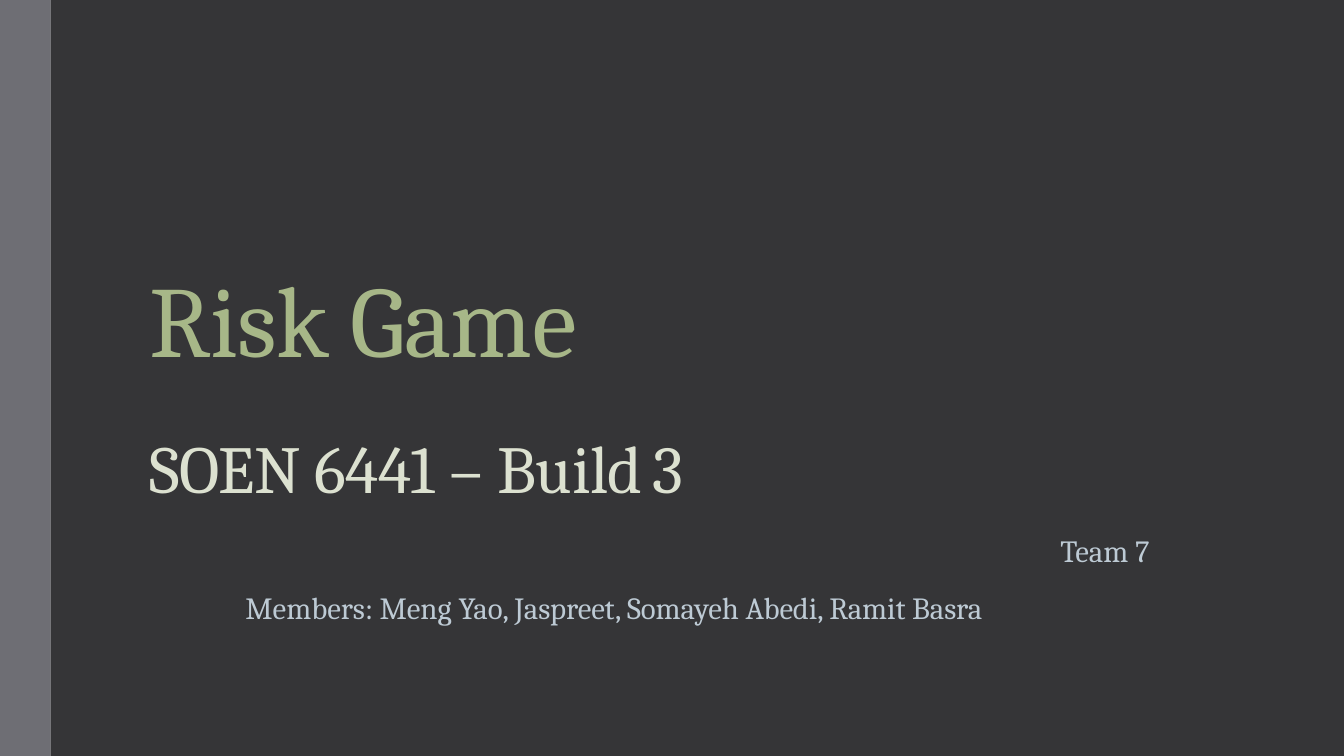
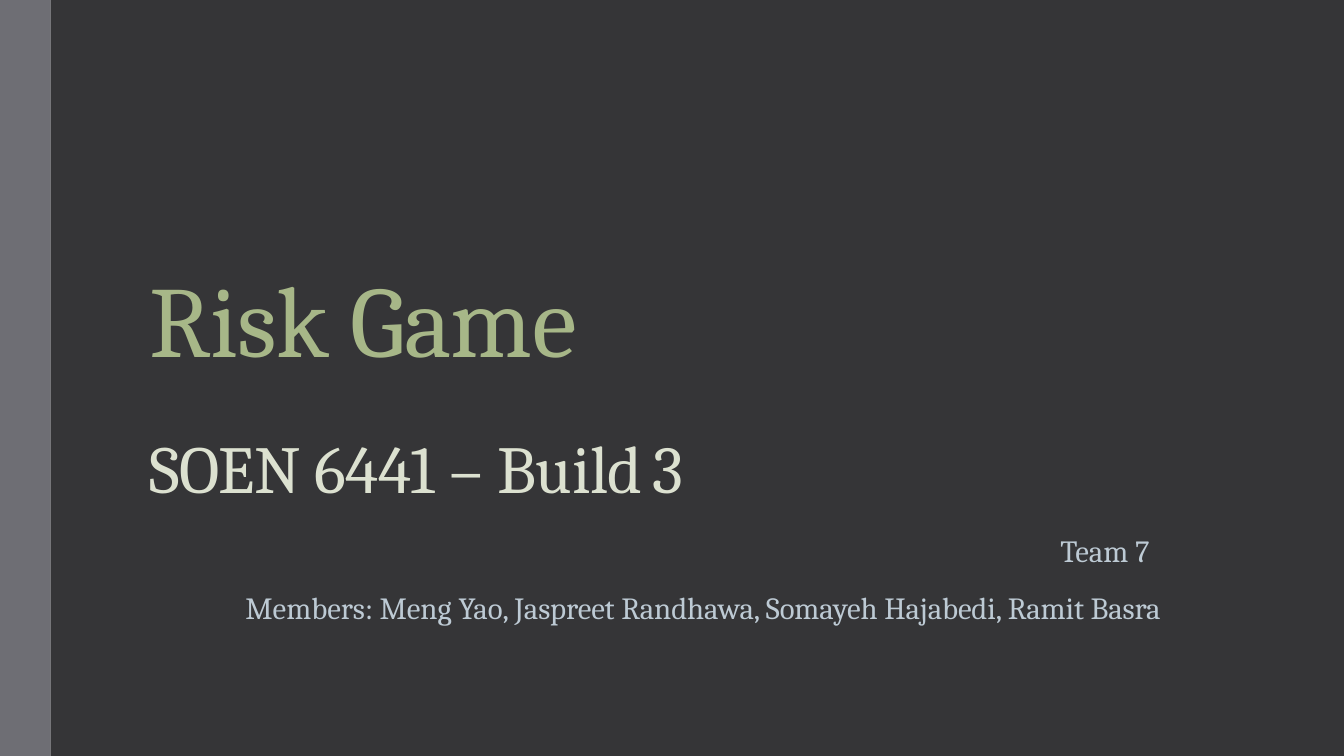
Before and after one commit to basraramit/APP, a slide deck: slide 1 of Documentation/Architecture Design build3.pptx. Drawn at 1344x756 pixels with LibreOffice and Linux fonts; fonts in the diff are those of the drawing. Boxes give left, top, right and bottom in pixels: in the first picture for what was removed or moved away, otherwise in the second. Text is boxed around its words. In the diff, an @@ line names an element or a change of style, - is before the commit and + after.

```diff
--- a/Documentation/Architecture Design build3.pptx
+++ b/Documentation/Architecture Design build3.pptx
@@ text at box(245, 541, 1161, 626): text changed @@
-Team 7 Members: Meng Yao, Jaspreet, Somayeh Abedi, Ramit Basra
+Team 7 Members: Meng Yao, Jaspreet Randhawa, Somayeh Hajabedi, Ramit Basra
```
Also in this commit, not shown: 2 slides removed.
